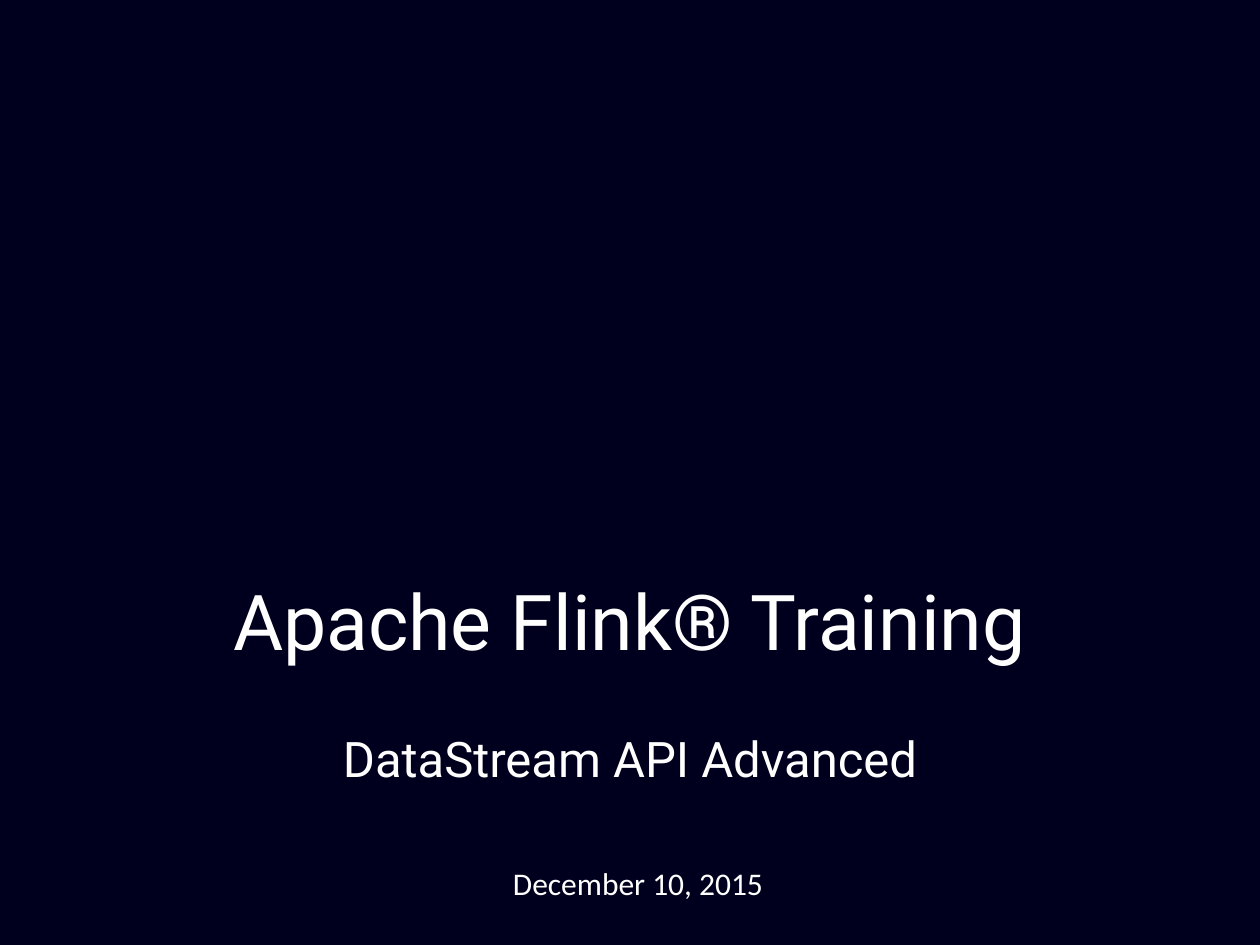
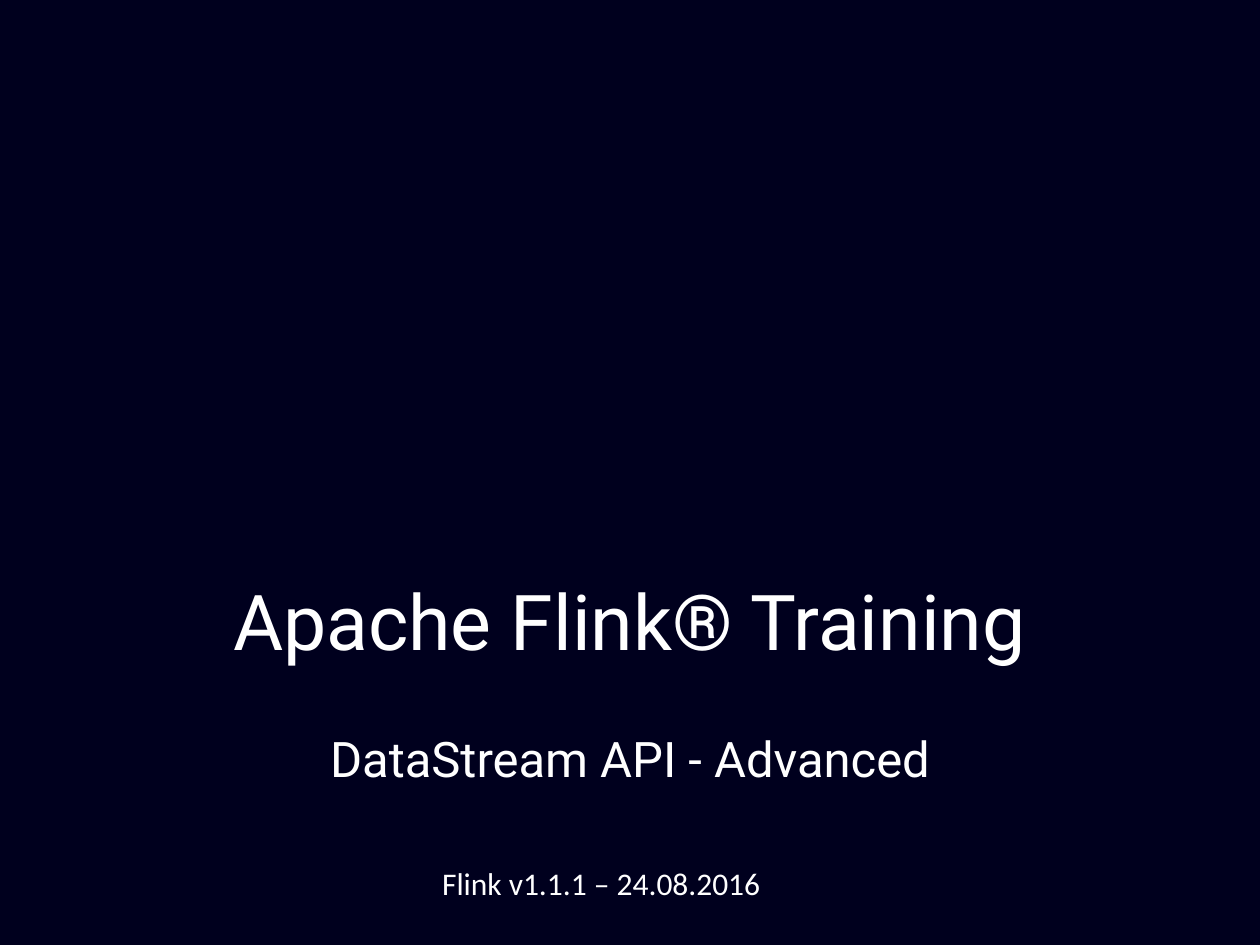
Before and after one commit to dataArtisans/flink-training-web, a slide deck: slide 1 of slides/flink_stream_advanced.pptx. Drawn at 1260x945 pixels with LibreOffice and Linux fonts; fonts in the diff are those of the drawing; background and template pictures are left out. Boxes give left, top, right and bottom in pixels: in the first picture for what was removed or moved away, otherwise in the second. Text is boxed around its words. In the diff, an @@ line names an element or a change of style, - is before the commit and + after.

```diff
--- a/slides/flink_stream_advanced.pptx
+++ b/slides/flink_stream_advanced.pptx
@@ subtitle at (x1=330, y1=740, x2=930, y2=778): text changed @@
-DataStream API Advanced
+DataStream API - Advanced
@@ text at (x1=442, y1=873, x2=760, y2=896): text changed @@
-December 10, 2015
+Flink v1.1.1 – 24.08.2016
```
Also in this commit, not shown: 10 other files.
